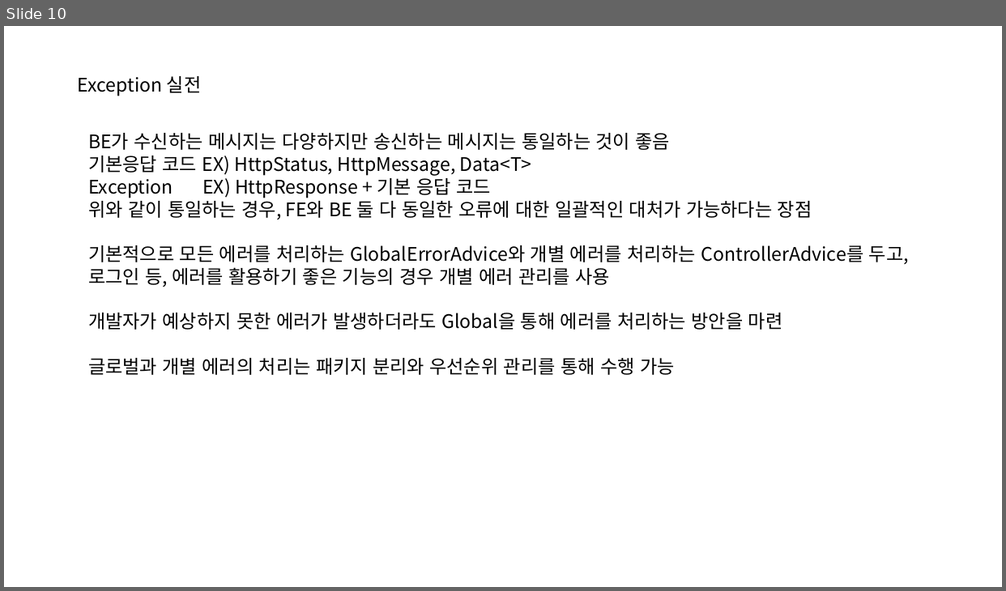
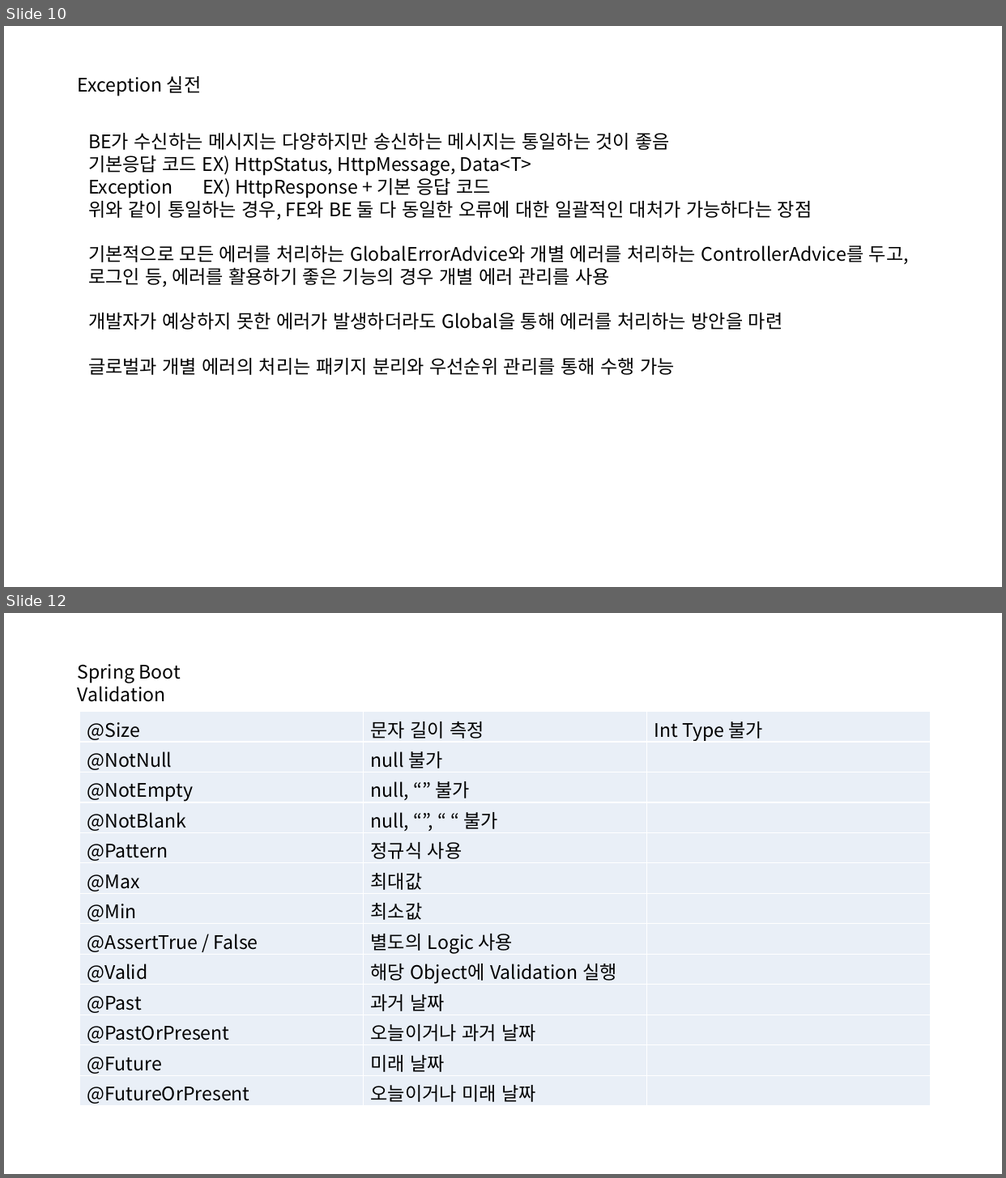
Before and after one commit to Goo-hyunwoo/fc-rest-api, a slide deck: rest-api.pptx. Shown one above the other, each under a label of ours: slide 10 before the commit, slides 10 and 12 after it; the slides between them are not shown. The pictures are 1006x591 and 1006x1178 pixels, drawn with LibreOffice and Linux fonts; fonts in the diff are those of the drawing. Boxes give left, top, right and bottom in pixels: in the first picture for what was removed or moved away, otherwise in the second. Text is boxed around its words. In the diff, an @@ line names an element or a change of style, - is before the commit and + after.

Commit message:
[2023-11-22] Validation-1

```diff
--- a/rest-api.pptx
+++ b/rest-api.pptx
@@ slide 12 added at box(4, 613, 1002, 1174), background #FFFFFF @@
@@ text added at box(78, 664, 180, 702), 18 pt, text #000000 @@
+Spring Boot Validation
@@ table added at box(79, 712, 931, 1107), 13 rows, 3 columns @@
+@Size | 문자 길이 측정 | Int Type 불가
+@NotNull | null 불가 | 
+@NotEmpty | null, “” 불가 | 
+@NotBlank | null, “”, “ “ 불가 | 
+@Pattern | 정규식 사용 | 
+@Max | 최대값 | 
+@Min | 최소값 | 
+@AssertTrue / False | 별도의 Logic 사용 | 
+@Valid | 해당 Object에 Validation 실행 | 
+@Past | 과거 날짜 | 
+@PastOrPresent | 오늘이거나 과거 날짜 | 
+@Future | 미래 날짜 | 
+@FutureOrPresent | 오늘이거나 미래 날짜 | 
```
Also in this commit, not shown: 1 slide changed, 1 other slide added, 6 other files.
